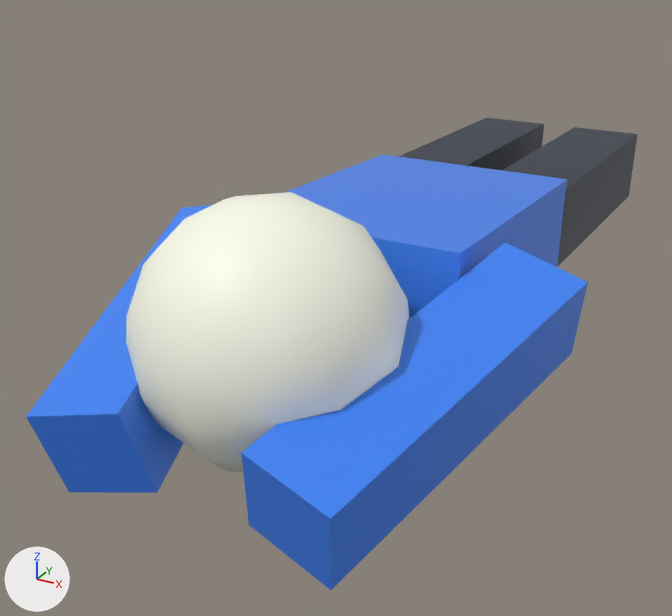
The glTF model public/animations/humanoid/ProneToStand.glb, before and after one commit.
Rendered twice from a 50 mm camera at (0.82, -2.19, 0.9) aimed at (-0.14, -0.45, 0.03). Every picture has the same lights, and +X, +Y and +Z are marked at lower left. The older version comes first. Where no turn or scale is listed for an object, it has been applied to the vertices.
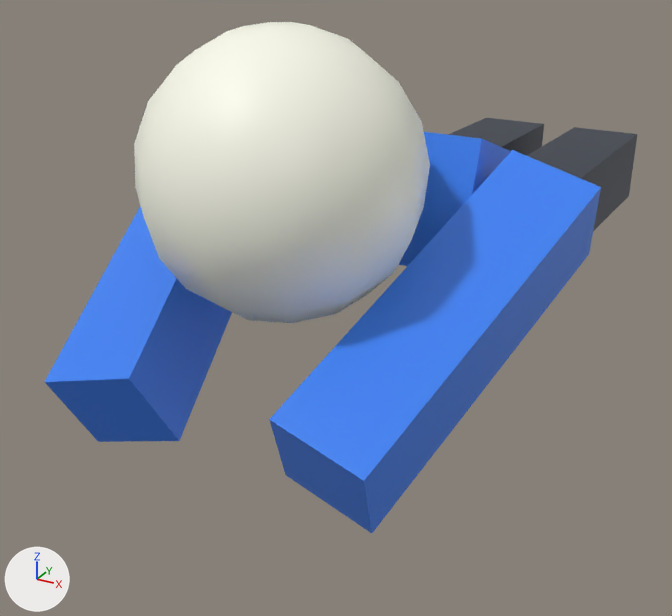
ob_leftarmpivot is not drawn itself; it is the parent of ob_mesh_2.
ob_rightarmpivot is not drawn itself; it is the parent of ob_mesh_3.

Location of each change, (x1, y1, x2, y2) in pixels of the pictures (672 x 616 px):
'Head', moved, turned: before (126, 192, 409, 472); after (134, 22, 430, 323)
'Mesh_3', moved, turned: before (241, 243, 588, 590); after (269, 150, 601, 533)
'Mesh_2', moved, turned: before (26, 204, 214, 493); after (45, 206, 232, 442)
'Torso', moved, turned: before (284, 155, 567, 319); after (399, 132, 511, 266)

The edits, one by one:
Object 'Torso' (ob_torso) moves from (0.0, -0.346, 0.171) to (0.0, -0.326, 0.274).
Object 'Torso' (ob_torso) turns from (87, 0, 0) to (71, 0, 0) degrees about x, y and z.
Object 'Head' (ob_head) turns from (-52, 0, 0) to (-62, 0, 0) degrees about x, y and z.
Object 'LeftArmPivot' (ob_leftarmpivot) turns from (-162, 11, 12) to (-133, 2.5, 15) degrees about x, y and z.
Object 'RightArmPivot' (ob_rightarmpivot) turns from (-162, -11, -12) to (-133, -2.5, -15) degrees about x, y and z.
